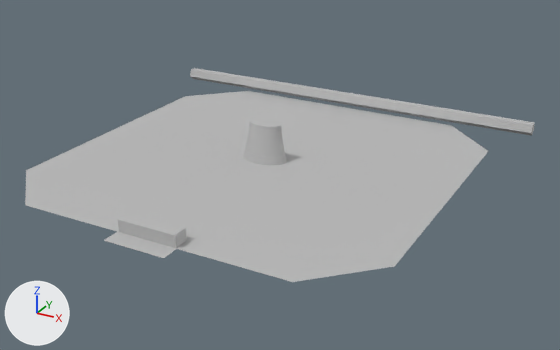
The OBJ model assets/environment/inside circus tent scene.obj: old version first, new version second.
Camera for both pictures: a camera (50 mm lens) standing at (12.6, -21.77, 10.46) and looking at (0.85, -0.39, -0.23). Arrows for +X, +Y and +Z are at lower left; the lights stay in place. The picture after the commit comes second. Where no turn or scale is listed for an object, it has been applied to the vertices.

Objects in the first picture: 'arcade_game_obstacle(disable)', 'back_to_circus__it_will_exit_user(Disable)', 'base_platform_where_user_move', 'entry_poing_', 'staff_stahd'.
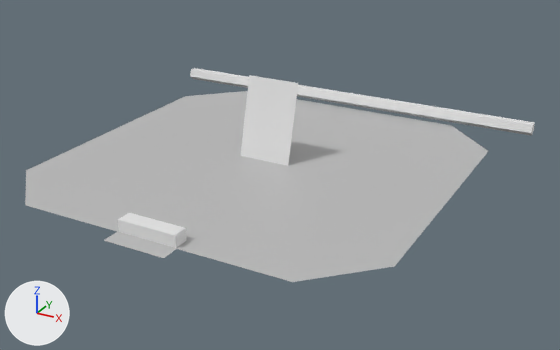
Boxes (x1, y1, x2, y2) around the edits, measured in the pictures (560 x 350 px):
```json
{"object": "arcade_game_obstacle(disable)", "change": "recoloured", "before": [190, 68, 535, 136], "after": [190, 68, 535, 136], "on screen": "grey to white"}
{"object": "circus_owner_m5", "change": "added", "after": [240, 75, 298, 166]}
{"object": "staff_stahd", "change": "deleted", "before": [243, 120, 287, 165]}
{"object": "back_to_circus__it_will_exit_user(Disable)", "change": "recoloured", "before": [118, 213, 187, 248], "after": [118, 213, 187, 248], "on screen": "grey to white"}
```

Edits to the scene script, one JSON object a line:
```json
{"op": "add", "block": "mat_material_001", "code": ["mat_material_001 = principled_material('Material.001')", "mat_material_001.base_color = (0.8, 0.8, 0.8)  # white #e7e7e7"]}
{"op": "add", "block": "mat_material_002", "code": ["mat_material_002 = principled_material('Material.002')", "mat_material_002.base_color = (0.8, 0.8, 0.8)  # white #e7e7e7"]}
{"block": "me_arcade_game_obstacle_disable", "where": "me_arcade_game_obstacle_disable.from_pydata(...)  # 12 vertices, 15 faces; spans x -7.7..7.7, y 6.6..7.1, z 0.1..0.5"}
{"op": "remove", "block": "me_arcade_game_obstacle_disable", "code": "me_arcade_game_obstacle_disable.materials.append(mat_lambert4)  # grey #bcbcbc"}
{"op": "add", "block": "me_arcade_game_obstacle_disable", "code": "me_arcade_game_obstacle_disable.materials.append(mat_material_001)  # white #e7e7e7"}
{"block": "me_back_to_circus__it_will_exit_user_disable", "where": "me_back_to_circus__it_will_exit_user_disable.from_pydata(...)  # 8 vertices, 6 faces; spans x -1.0..1.0, y -6.64..-6.12, z -0.01..0.4"}
{"op": "remove", "block": "me_back_to_circus__it_will_exit_user_disable", "code": "me_back_to_circus__it_will_exit_user_disable.materials.append(mat_lambert4)  # grey #bcbcbc"}
{"op": "add", "block": "me_back_to_circus__it_will_exit_user_disable", "code": "me_back_to_circus__it_will_exit_user_disable.materials.append(mat_material_001)  # white #e7e7e7"}
{"op": "add", "block": "me_circus_owner_m5", "code": ["me_circus_owner_m5 = bpy.data.meshes.new('circus_owner_m5')", "me_circus_owner_m5.from_pydata([(-0.96, -0.03, -0.07), (0.96, -0.03, -0.07), (-0.96, 0.69, 2.78), (0.96, 0.69, 2.78)], [], [(0, 1, 3, 2)])", "me_circus_owner_m5.materials.append(mat_material_002)  # white #e7e7e7"]}
{"op": "remove", "block": "ob_staff_stahd", "code": ["ob_staff_stahd = bpy.data.objects.new('staff_stahd', me_staff_stahd)", "ob_staff_stahd.location = (0.0, 0.0, 0.0)"]}
{"op": "add", "block": "ob_circus_owner_m5", "code": ["ob_circus_owner_m5 = bpy.data.objects.new('circus_owner_m5', me_circus_owner_m5)", "ob_circus_owner_m5.location = (0.0, 0.0, 0.0)"]}
```
